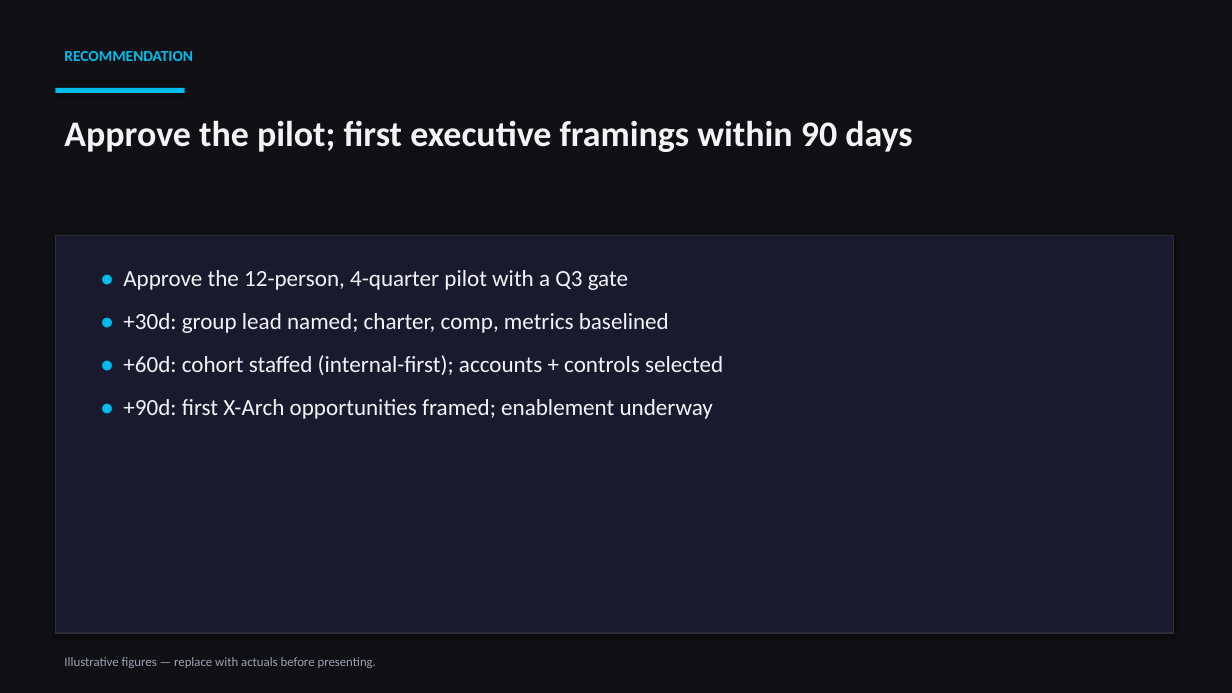
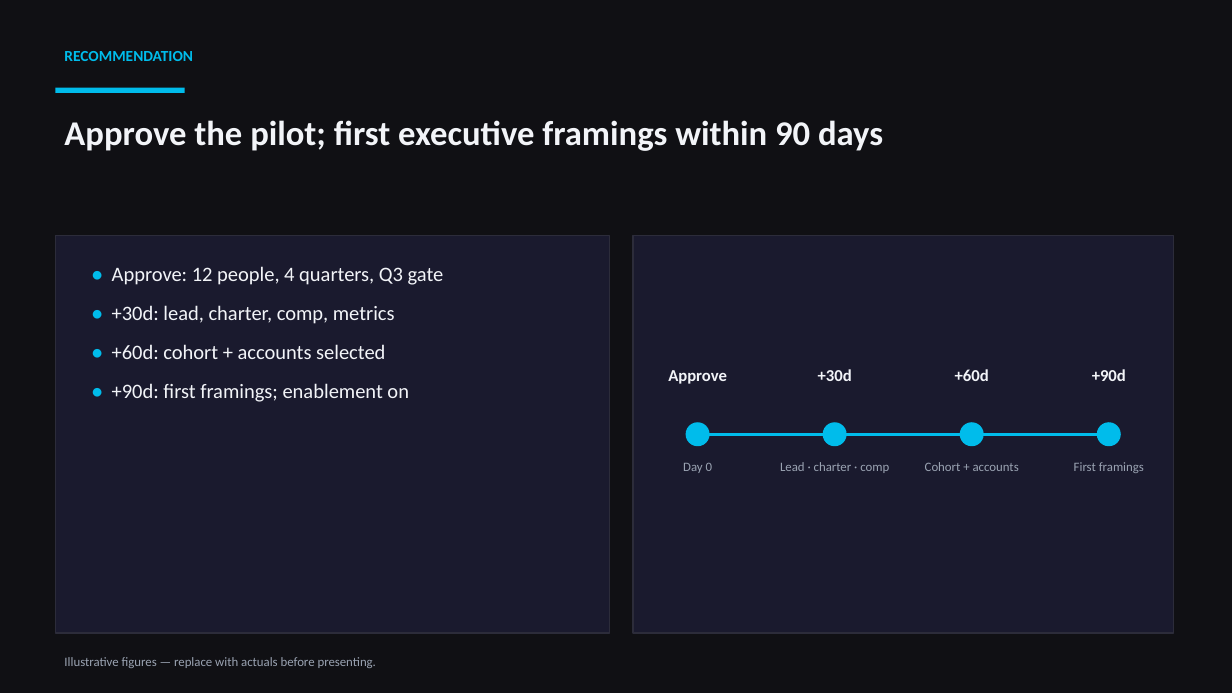
Before and after one commit to rcasey1978/FieldCTO_TacticalSelling, a slide deck: slide 13 of Field-CTO-XArch-Business-Case.pptx. Drawn at 1232x693 pixels with LibreOffice and Linux fonts; fonts in the diff are those of the drawing. Boxes give left, top, right and bottom in pixels: in the first picture for what was removed or moved away, otherwise in the second. Text is boxed around its words. In the diff, an @@ line names an element or a change of style, - is before the commit and + after.

```diff
--- a/Field-CTO-XArch-Business-Case.pptx
+++ b/Field-CTO-XArch-Business-Case.pptx
@@ text "Approve the pilot; first executive ..." at [64,120,883,151]: size 28 to 27 pt @@
@@ rectangle: place and size @@
-rectangle at [55,236,1174,633]
+rectangle at [55,236,610,633]
@@ rectangle at [55,236,610,633]: shadow off @@
@@ rectangle added at [633,236,1174,633], fill #1A1A2E, outline #2C2C3A 1 pt @@
@@ text at [112,266,444,402]: text changed; size 18 to 16 pt @@
-• Approve the 12-person, 4-quarter pilot with a Q3 gate
-• +30d: group lead named; charter, comp, metrics baselined
-• +60d: cohort staffed (internal-first); accounts + controls selected
-• +90d: first X-Arch opportunities framed; enablement underway
+• Approve: 12 people, 4 quarters, Q3 gate
+• +30d: lead, charter, comp, metrics
+• +60d: cohort + accounts selected
+• +90d: first framings; enablement on
@@ text added at [668,370,727,384], 13 pt, text #F2F4F8, bold @@
+Approve
@@ text added at [818,369,852,381], 13 pt, text #F2F4F8, bold @@
++30d
@@ text added at [955,369,989,381], 13 pt, text #F2F4F8, bold @@
++60d
@@ text added at [1092,369,1126,381], 13 pt, text #F2F4F8, bold @@
++90d
@@ ellipse added at [686,422,710,446], fill #00BCEB @@
@@ line added from (698, 434) to (1109, 434), #00BCEB 2 pt @@
@@ ellipse added at [823,422,847,446], fill #00BCEB @@
@@ ellipse added at [960,422,984,446], fill #00BCEB @@
@@ ellipse added at [1097,422,1121,446], fill #00BCEB @@
@@ text added at [683,463,712,473], 10 pt, text #9AA3B2 @@
+Day 0
@@ text added at [780,462,889,473], 10 pt, text #9AA3B2 @@
+Lead · charter · comp
@@ text added at [925,462,1019,471], 10 pt, text #9AA3B2 @@
+Cohort + accounts
@@ text added at [1074,462,1144,473], 10 pt, text #9AA3B2 @@
+First framings
```
Also in this commit, not shown: 20 other slides changed, 2 other files.
